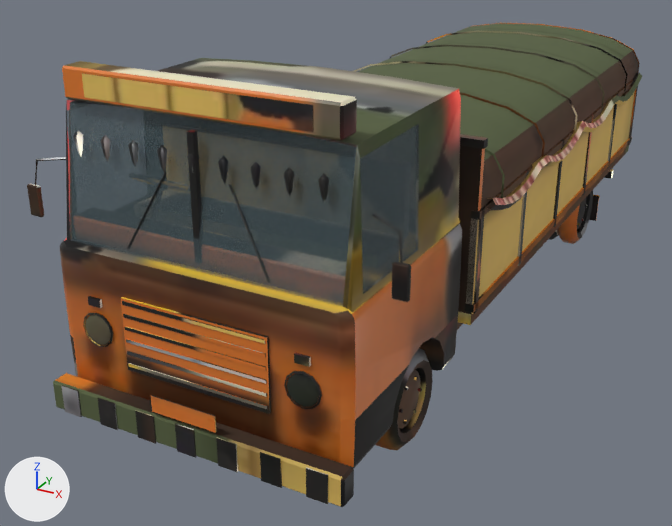
Two versions of the glTF model nostalgia/assets3d/lorry.glb, one commit apart.
Camera for both pictures: a camera (50 mm lens) standing at (22.2, -51.2, 26.0) and looking at (-3.1, -5.3, 3.0). The lights are fixed; the arrows at lower left show +X, +Y and +Z. The picture after the commit comes second. Vertices at exactly the same position are counted once.

Objects in the first picture: 'lorry'.
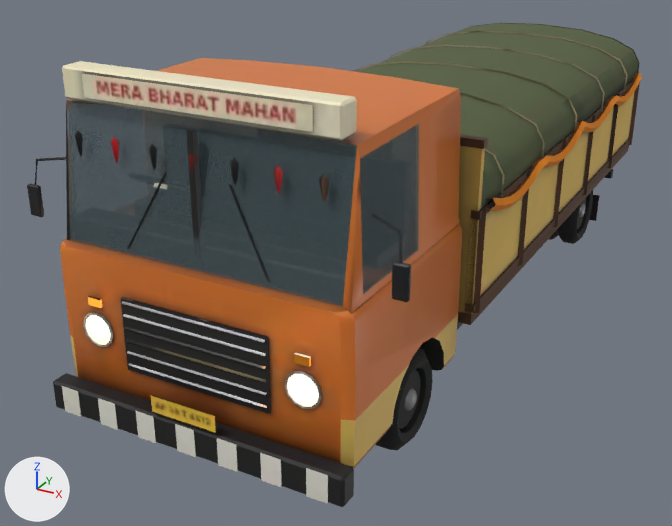
Changed parts and their boxes [x1, y1, x2, y2] in the pictures (672 x 526 px; the box of a moved part takes in the faces that stretch with it):
part 1 of me_lorry, added: after [405, 389, 417, 411]
part 2 of me_lorry, added: after [579, 203, 585, 217]
part 3 of me_lorry, rebuilt: before [474, 208, 485, 313]; after [474, 208, 486, 313]
part 4 of me_lorry, rebuilt: before [517, 170, 529, 266]; after [517, 171, 530, 266]
part 5 of me_lorry, rebuilt: before [553, 139, 565, 227]; after [553, 140, 566, 227]
part 6 of me_lorry, deleted: before [100, 86, 638, 424]
part 7 of me_lorry, moved or reshaped: before [73, 131, 329, 409]; after [75, 131, 329, 409]
part 8 of me_lorry, added: after [582, 82, 640, 195]
part 9 of me_lorry, surface changed: [27, 23, 642, 507] in both

Diff of the bpy script that builds the scene:
```diff
--- a/nostalgia/assets3d/lorry.glb.py
+++ b/nostalgia/assets3d/lorry.glb.py
@@ me_lorry @@
 # used by ob_lorry; location = (0.0, 0.0, 0.0)
-me_lorry.from_pydata(...)  # 3272 vertices, 5766 faces; spans x -9.5..9.5, y -24.5..23.3, z 0.0..17.9
+me_lorry.from_pydata(...)  # 2958 vertices, 5170 faces; spans x -9.5..9.5, y -24.5..23.3, z 0.0..17.9
+# me_lorry part 1: the loose piece of 37 vertices spanning x 4.6..6.2, y -23.6..-23.5, z 5.4..7.0 is copied, and the copy is multiplied about its middle by the matrix ((0.0, -0.791, 0.0), (0.0, 0.0, 0.791), (-0.791, 0.0, 0.0)), then moved by (1.8, 6.9, -3.7); it spans x 7.1..7.4, y -17.1..-16.0, z 2.0..3.1
+# me_lorry part 2: the loose piece of 37 vertices spanning x 4.6..6.2, y -23.6..-23.5, z 5.4..7.0 is copied, and the copy is multiplied about its middle by the matrix ((0.0, -0.79, 0.0), (0.0, 0.0, 0.79), (-0.79, 0.0, 0.0)), then moved by (2.0, 36.1, -3.7); it spans x 7.2..7.5, y 12.0..13.1, z 1.9..3.0
+# me_lorry part 3: the loose piece of 8 vertices spanning x 7.7..8.1, y -11.2..-10.8, z 4.9..10.4 is rebuilt with 8 vertices and now spans x 7.8..8.3, y -11.2..-10.8, z 4.9..10.4
+# me_lorry part 4: the loose piece of 8 vertices spanning x 7.7..8.1, y -4.5..-4.1, z 4.9..10.4 is rebuilt with 8 vertices and now spans x 7.8..8.3, y -4.5..-4.1, z 4.9..10.4
+# me_lorry part 5: the loose piece of 8 vertices spanning x 7.7..8.1, y 2.2..2.6, z 4.9..10.4 is rebuilt with 8 vertices and now spans x 7.8..8.3, y 2.2..2.7, z 4.9..10.4
+# me_lorry part 6: 40 loose pieces with 544 vertices, spanning x -8.1..8.1, y -22.9..22.8, z 0.9..15.2, are deleted
+# me_lorry part 7: 13 vertices moved from x -6.2..6.1, y -23.6..-22.5, z 6.1..15.0 to x -6.2..6.0, y -23.6..-22.5, z 6.1..15.0; 29 vertices removed from x -6.2..5.9, y -23.6..-22.6, z 4.8..15.0; 63 vertices added at x -6.1..5.9, y -23.6..-22.5, z 4.9..15.2
+# me_lorry part 8: 24 vertices added at x 7.8..8.3, y 8.9..22.8, z 4.9..10.4
+# me_lorry part 9: 4590 kept faces spanning x -9.5..9.5, y -24.5..23.3, z 0.0..17.9 get new texture (UV) coordinates
+# other edits to the shape of me_lorry do not show in these pictures
 me_lorry.materials.append(mat_m_lorry_night)
```
